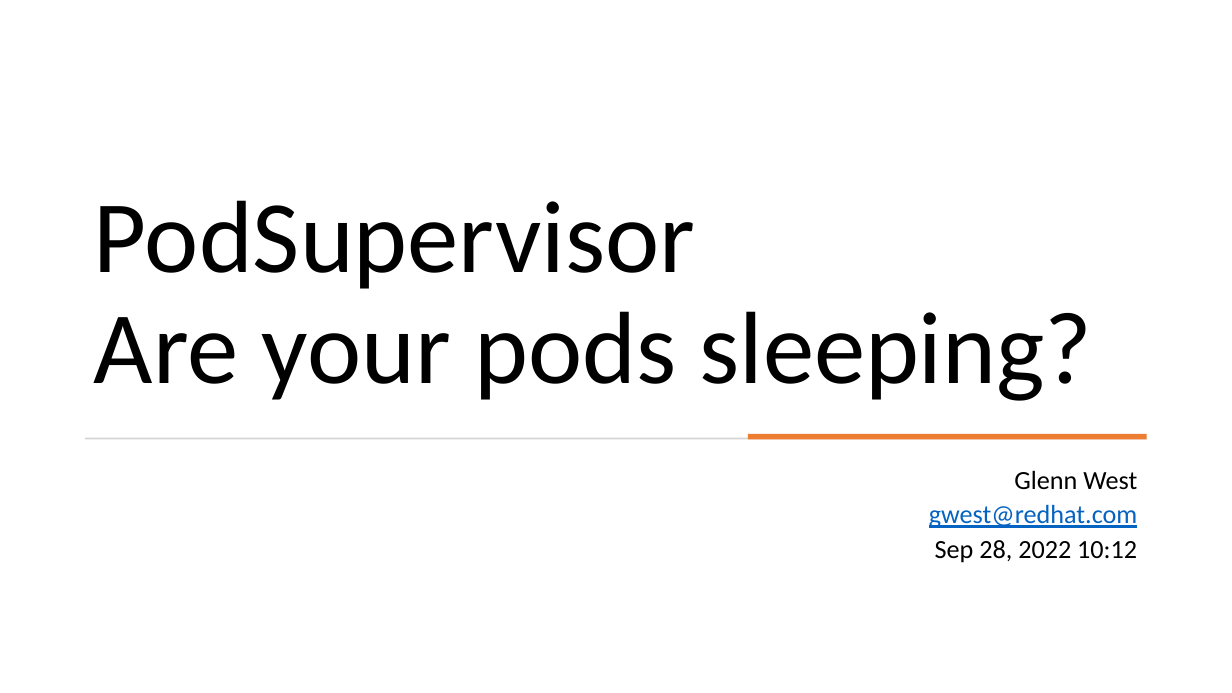
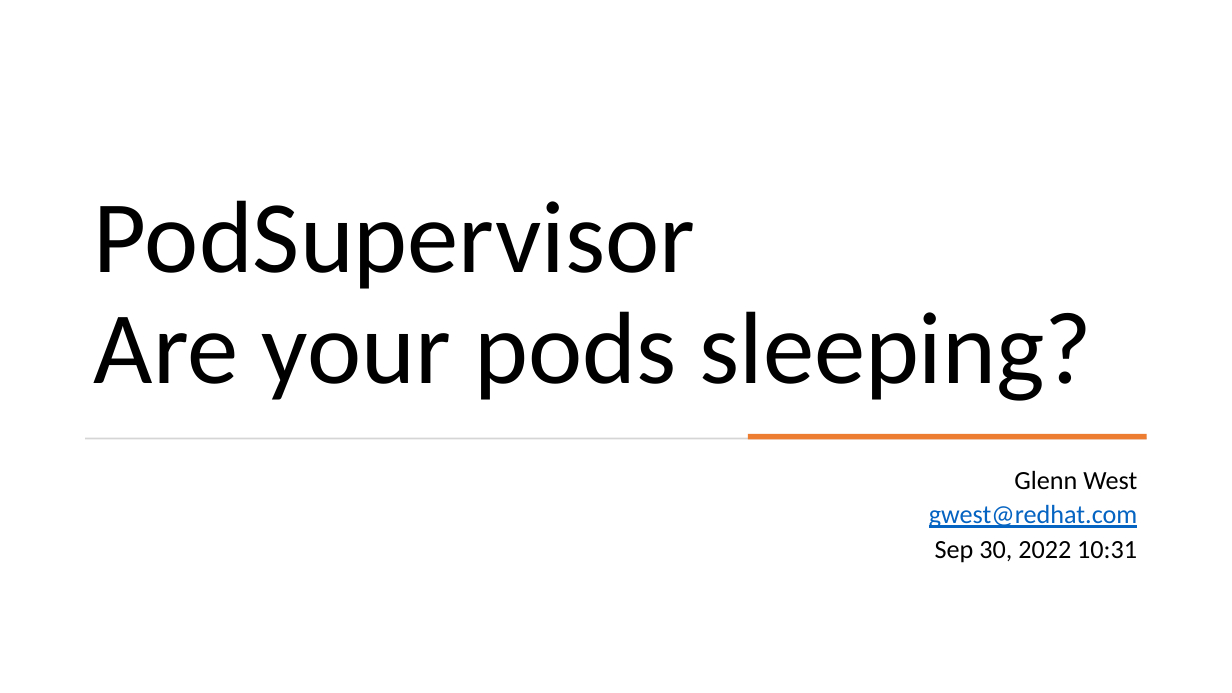
Before and after one commit to RHsyseng/podsupervisor, a slide deck: slide 1 of doc/podsupervisor.pptx. Drawn at 1232x693 pixels with LibreOffice and Linux fonts; fonts in the diff are those of the drawing. Boxes give left, top, right and bottom in pixels: in the first picture for what was removed or moved away, otherwise in the second. Text is boxed around its words. In the diff, an @@ line names an element or a change of style, - is before the commit and + after.

```diff
--- a/doc/podsupervisor.pptx
+++ b/doc/podsupervisor.pptx
@@ subtitle at bbox=[935, 541, 1137, 563]: text changed @@
-Sep 28, 2022 10:12
+Sep 30, 2022 10:31
```
Also in this commit, not shown: 4 other slides changed, 1 slide removed, 10 other files.
